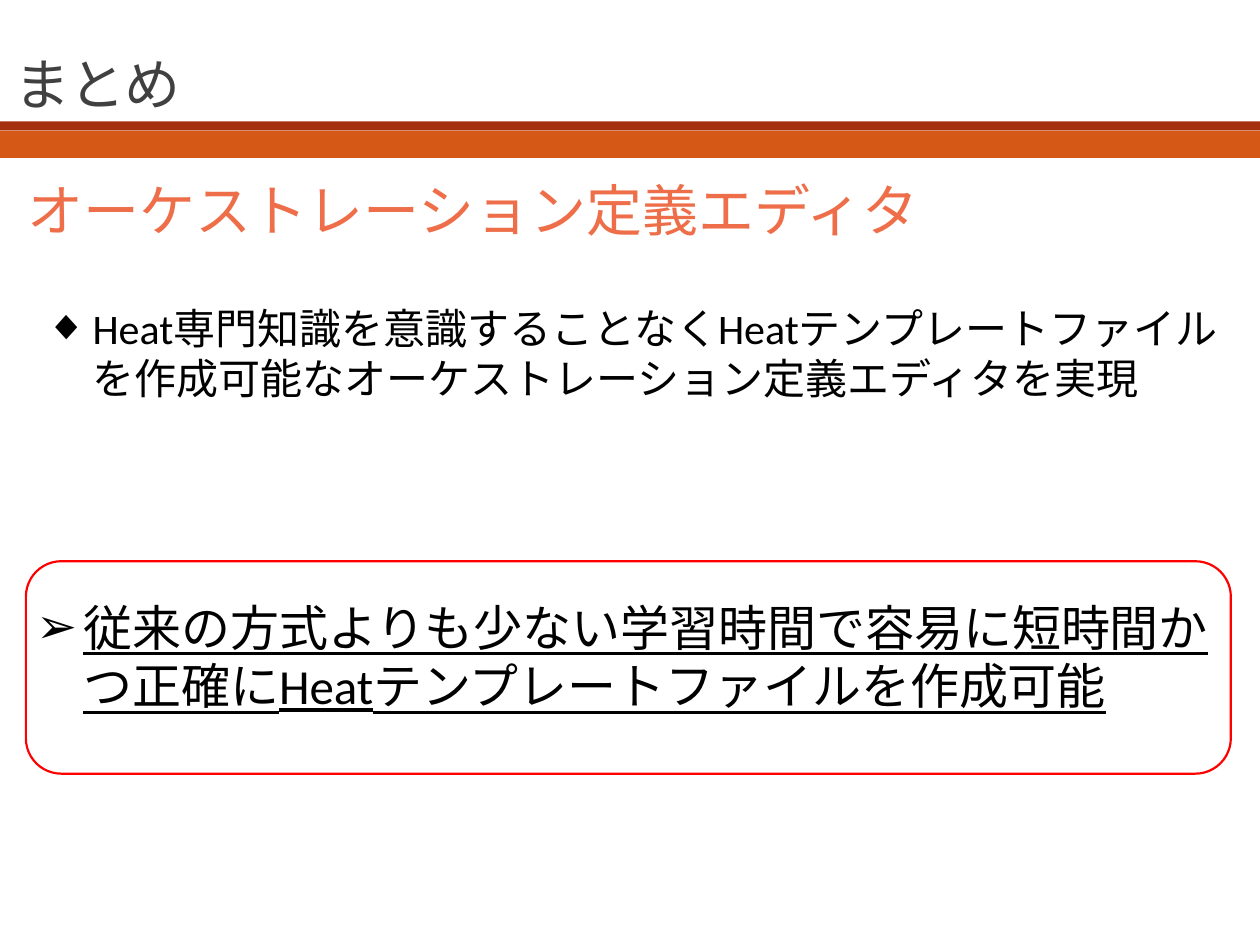
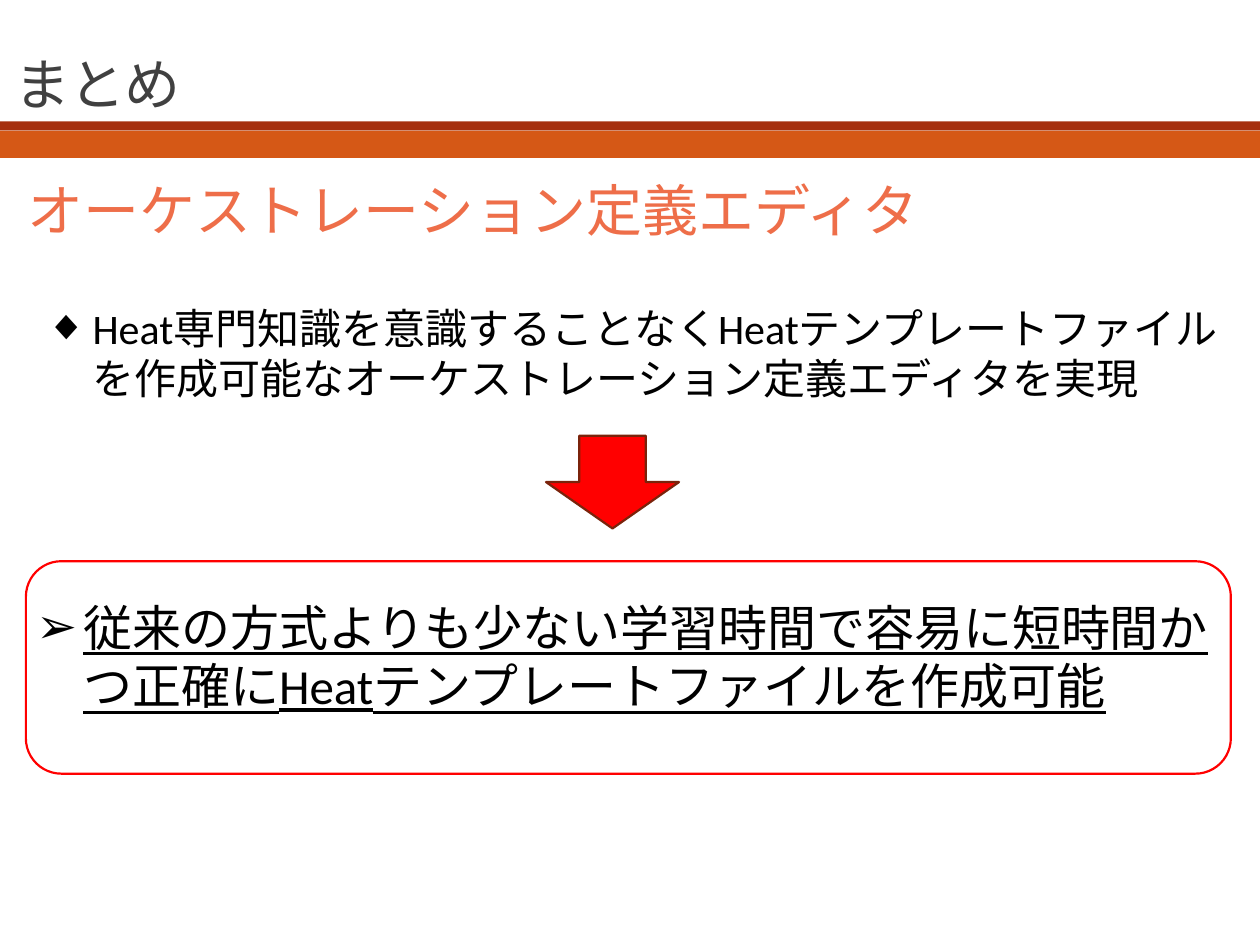
Before and after one commit to bokuhide/GUIToolCreate, a slide deck: slide 15 of 卒業論文本体/発表用スライド_川口.pptx (slide 14 before the commit). Drawn at 1260x945 pixels with LibreOffice and Linux fonts; fonts in the diff are those of the drawing. Boxes give left, top, right and bottom in pixels: in the first picture for what was removed or moved away, otherwise in the second. Text is boxed around its words. In the diff, an @@ line names an element or a change of style, - is before the commit and + after.

```diff
--- a/卒業論文本体/発表用スライド_川口.pptx
+++ b/卒業論文本体/発表用スライド_川口.pptx
@@ down arrow added at <box>546,436,679,529</box>, fill #FF0000, outline #7A240B 1.25 pt @@
```
Also in this commit, not shown: 7 other slides changed, 1 slide added, 4 other files.
